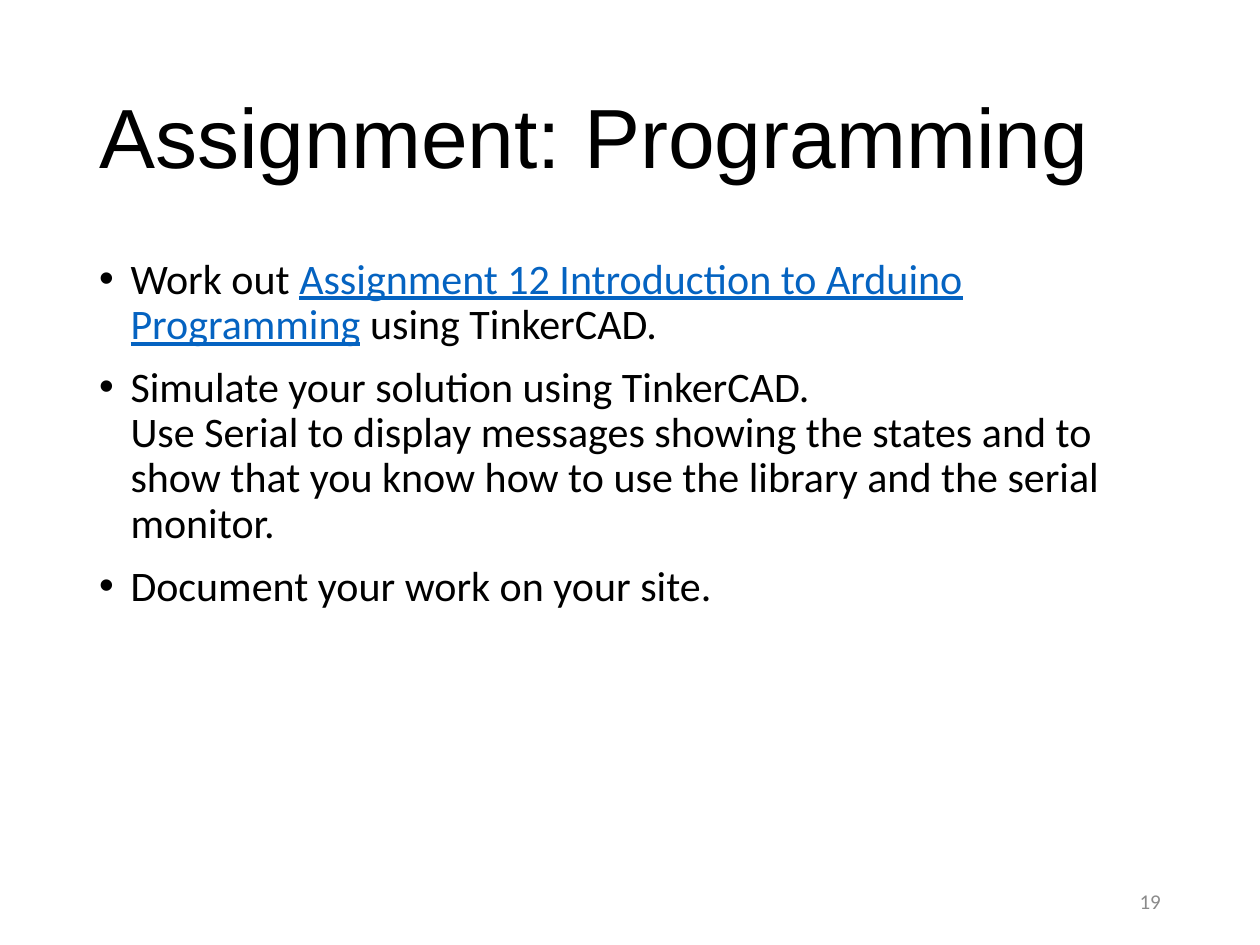
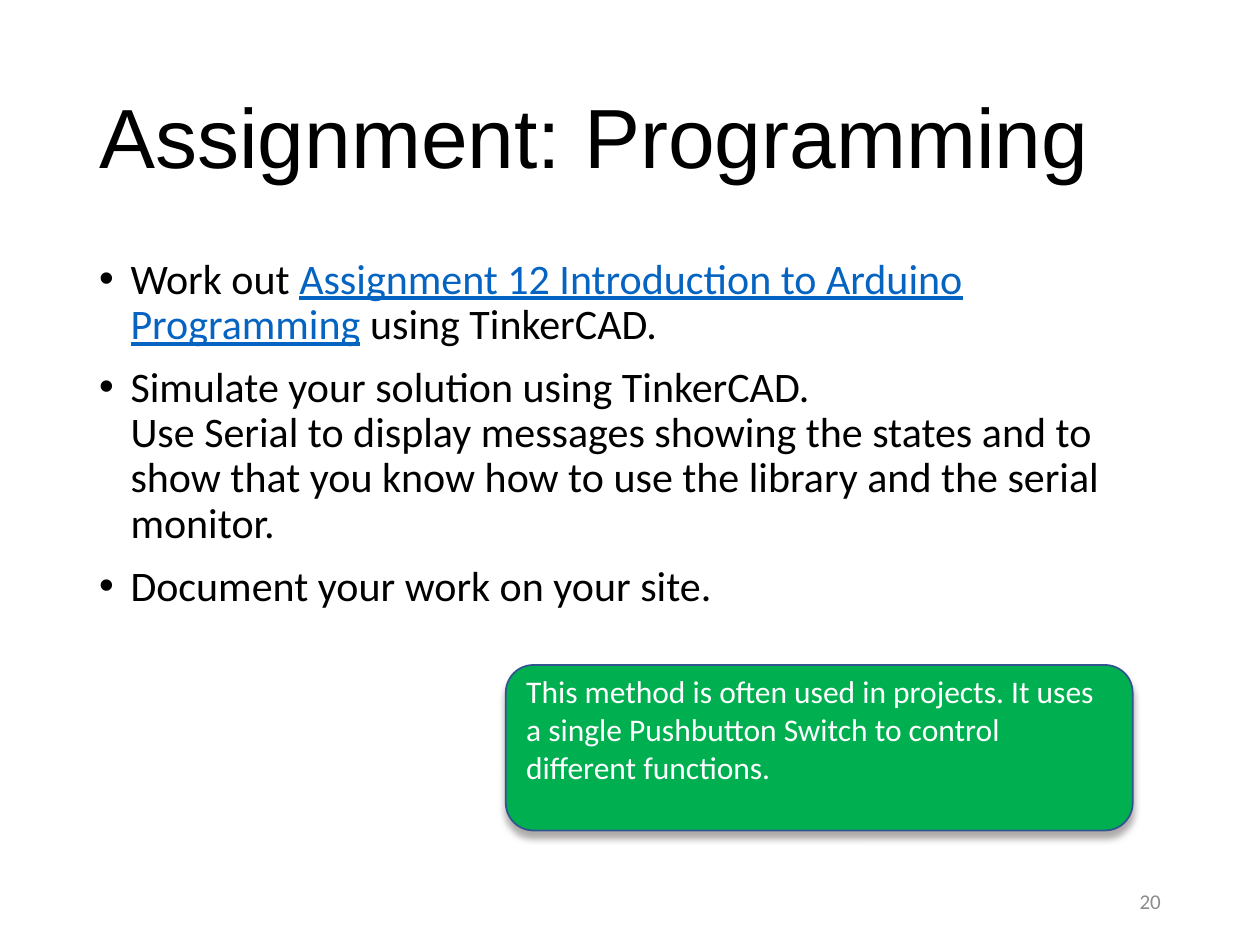
Before and after one commit to RDorville/digfab, a slide deck: slide 20 of presentations/ep1000_digitalio/ep1000_digitalio.pptx (slide 19 before the commit). Drawn at 1260x945 pixels with LibreOffice and Linux fonts; fonts in the diff are those of the drawing; background and template pictures are left out. Boxes give left, top, right and bottom in pixels: in the first picture for what was removed or moved away, otherwise in the second. Text is boxed around its words. In the diff, an @@ line names an element or a change of style, - is before the commit and + after.

```diff
--- a/presentations/ep1000_digitalio/ep1000_digitalio.pptx
+++ b/presentations/ep1000_digitalio/ep1000_digitalio.pptx
@@ rounded rectangle added at [505, 665, 1133, 830], fill #00B050, outline #325491 1 pt, 18 pt, text #FFFFFF @@
+This method is often used in projects. It uses a single Pushbutton Switch to control different functions.
@@ page number at [1140, 895, 1161, 909]: text changed @@
-19
+20
```
Also in this commit, not shown: 2 other slides changed, 1 slide added, 4 other files.
